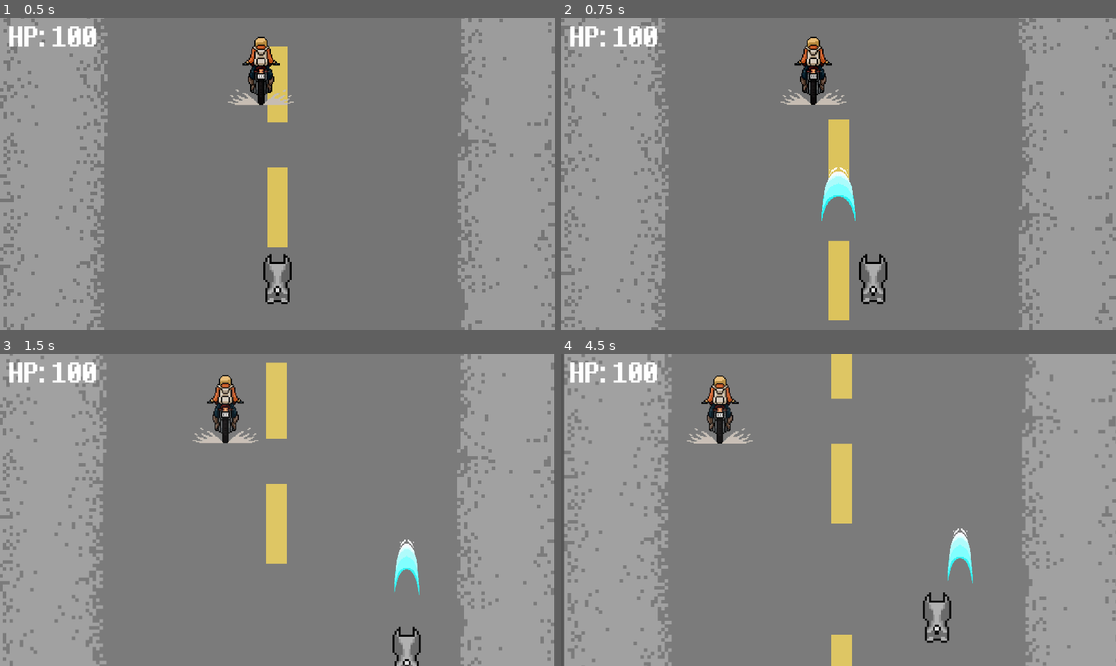
Above: before the commit, frames 1-4 (two rows, left to right).
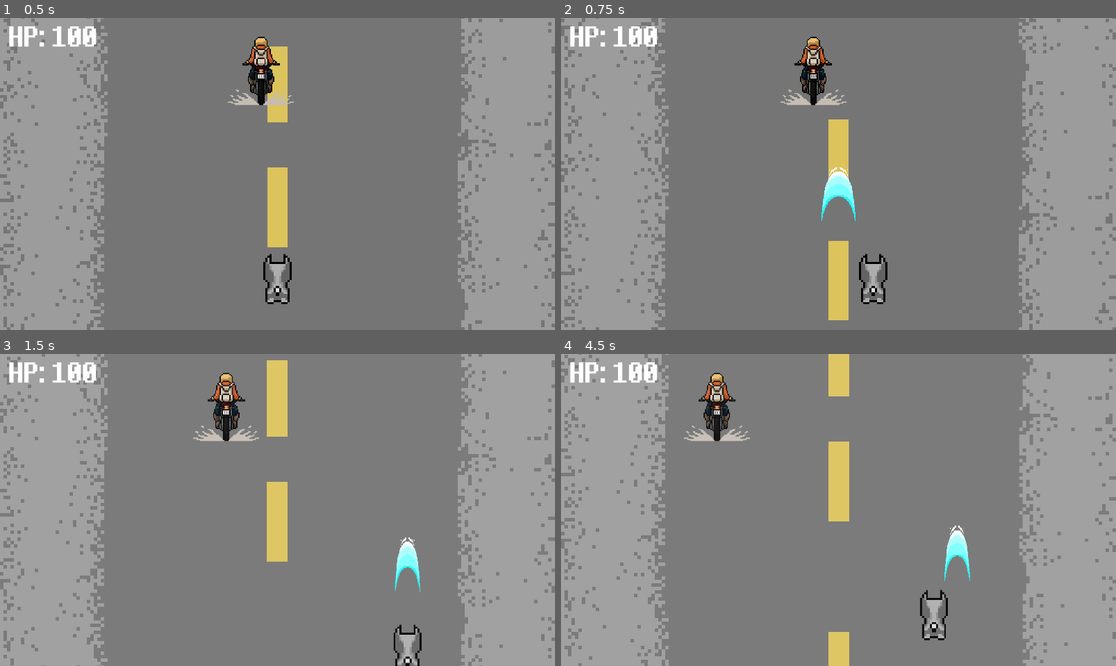
Above: after the commit, the same moments.

Repository: FaDeAWAYut/all-bark-no-bike
Game: Godot game, scene res://scenes/main/main.tscn
The game is run twice, just before and just after one commit, with the same random seed, the same clock (stepped at 60 frames per second) and the same inputs. The project has no main scene, so this scene is started directly.
Inputs:
- Up to frame 1 (0.5 s): no input
- Up to frame 2 (0.75 s): hold Right (ui_right) from 0.53 s (still down); hold Space (shoot) from 0.53 s (still down)
- Up to frame 3 (1.5 s): release Right (ui_right) at 1.28 s; release Space (shoot) at 1.28 s; hold Down (ui_down) from 1.28 s (still down); tap Space (shoot) at 1.35 s
- Up to frame 4 (4.5 s): release Down (ui_down) at 2.03 s; hold Right (ui_right) 2.03-2.78 s; hold Space (shoot) 2.03-2.78 s; hold Up (ui_up) 2.78-3.53 s; tap Space (shoot) at 2.85, 4.35 s; hold Space (shoot) 3.53-4.28 s; hold Left (ui_left) from 3.53 s (still down)

Frame 1 is identical in both runs. In frame 2, 0.1% of the frame differs, in the area x 0-99%, y 10-97%; in frame 3, 5.4%; in frame 4, 8.0%, in the area x 0-100%, y 0-100%.

Commit message:
Fixed code as commented
Added: @export_group

Deleted: body.name == "Motorbike" and rely only on body.is_in_group("enemy")

Added: @export var barkSpawnOffset: Vector2 = Vector2(0, -50)

Fix: uses _process on update_screen_shake instead

Diff:
--- a/scenes/chargebark/chargebark.gd
+++ b/scenes/chargebark/chargebark.gd
@@ -1,10 +1,14 @@
 extends Area2D
 
 @onready var anim = $AnimatedSprite2D
+
+# Group for basic properties
+@export_group("Basic Properties")
 @export var speed = 1200
 @export var damage = 10
 
-# New export variables for customization
+# Group for appearance customization
+@export_group("Appearance Settings")
 @export var fadeInTime: float = 0.1
 @export var squeezeScaleX: float = 0.1
 @export var squeezeScaleY: float = 1.2
@@ -48,7 +52,7 @@
 		queue_free()
 
 func _on_body_entered(body: Node2D):
-	if body.name == "Motorbike" or body.is_in_group("enemy"):
+	if body.is_in_group("enemy"):
 		# Apply damage
 		pass
 		# Play hit effect
--- a/scenes/main/main.gd
+++ b/scenes/main/main.gd
@@ -95,8 +95,6 @@
 
 	show_hp()
 
-	# Update screen effects
-	screenEffects.update_screen_shake(delta)
 
 	# Scroll the background instead of moving camera
 	scroll_background(delta)
@@ -161,7 +159,7 @@
 
 	if event.is_action_pressed("shoot") and canChargeShoot:
 		barkController.shoot_chargebark()
-		screenEffects.screen_shake(2.0, 0.2)
+		screenEffects.screen_shake(0.1, 0.2)
 		screenEffects.screen_flash(0.3, 0.15)
 
 func _on_game_ended():
--- a/scenes/main/main.tscn
+++ b/scenes/main/main.tscn
@@ -19,6 +19,6 @@
 
 [node name="HUD" parent="." instance=ExtResource("4_dwgw2")]
 
-[node name="Motorbike" parent="." instance=ExtResource("5_6q06x")]
+[node name="Motorbike" parent="." groups=["enemy"] instance=ExtResource("5_6q06x")]
 position = Vector2(963, 147)
 scale = Vector2(3.7999988, 3.7999988)
--- a/scripts/BarkController.gd
+++ b/scripts/BarkController.gd
@@ -4,6 +4,9 @@
 
 # Reference to the dog node
 var theDawg: Node2D
+
+# Bark spawn offset
+@export var barkSpawnOffset: Vector2 = Vector2(0, -50)
 
 # Audio
 var barkSound: AudioStreamPlayer
@@ -28,8 +31,8 @@
 	var chargebarkScene = preload("res://scenes/chargebark/chargebark.tscn")
 	var bullet = chargebarkScene.instantiate()
 
-	# Position at the dog's position
-	bullet.global_position = theDawg.global_position + Vector2(0, -50)
+	# Position at the dog's position with adjustable offset
+	bullet.global_position = theDawg.global_position + barkSpawnOffset
 
 	# Add to scene
 	get_tree().current_scene.add_child(bullet)
--- a/scripts/ScreenEffects.gd
+++ b/scripts/ScreenEffects.gd
@@ -32,6 +32,9 @@
 	shakeIntensity = intensity
 	shakeDuration = duration
 
+func _process(delta: float):
+	update_screen_shake(delta)
+
 func update_screen_shake(delta: float):
 	if shakeDuration > 0 and camera:
 		var shakeOffset = Vector2(
